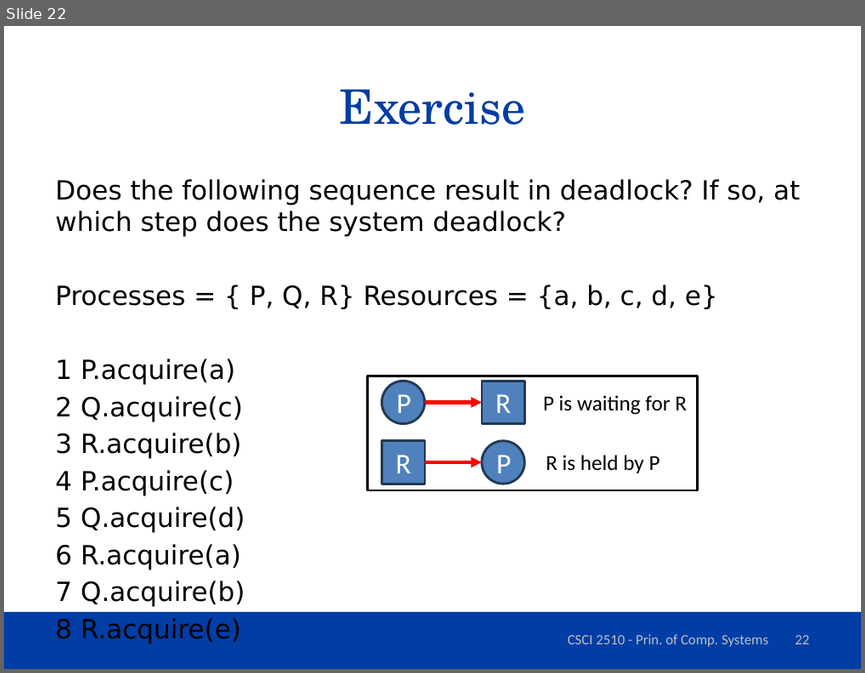
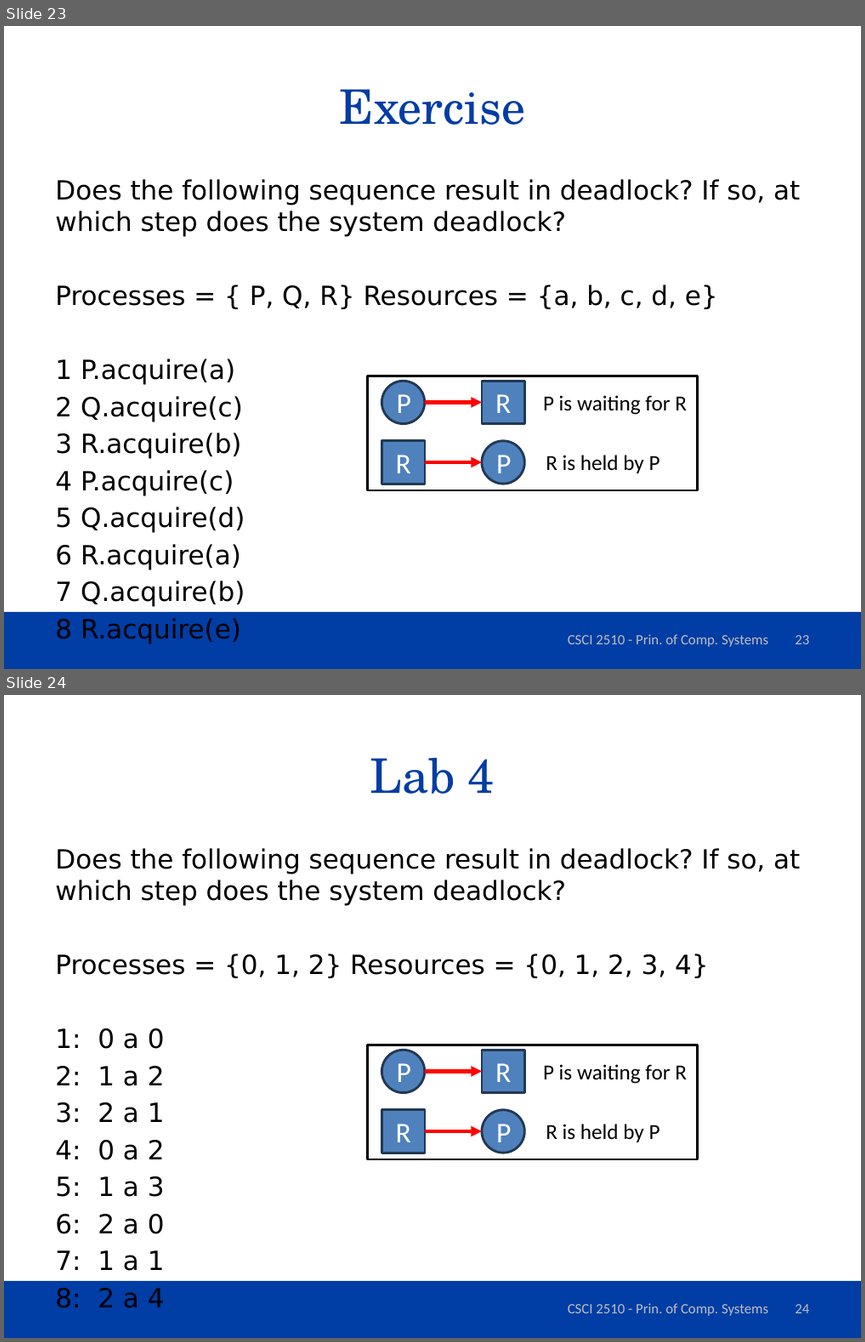
Before and after one commit to dferry/dferry.github.io, a slide deck: csci2510/slides/Deadlock.pptx. Shown one above the other, each under a label of ours: slide 22 before the commit, slides 23 and 24 after it. The pictures are 865x673 and 865x1342 pixels, drawn with LibreOffice and Linux fonts; fonts in the diff are those of the drawing; background and template pictures are left out. Boxes give left, top, right and bottom in pixels: in the first picture for what was removed or moved away, otherwise in the second. Text is boxed around its words. In the diff, an @@ line names an element or a change of style, - is before the commit and + after.

Commit message:
deadlock avoidance and prevention slides added

```diff
--- a/csci2510/slides/Deadlock.pptx
+++ b/csci2510/slides/Deadlock.pptx
@@ slide 24 added at (x1=4, y1=695, x2=861, y2=1338), background #FFFFFF; not listed: 1 template element that a slide beside it also shows @@
@@ title added at (x1=370, y1=757, x2=494, y2=794), 40 pt, text #003DA5 @@
+Lab 4
@@ text added at (x1=55, y1=848, x2=800, y2=1270), 22.2 pt, text #000000 @@
+Does the following sequence result in deadlock? If so, at which step does the system deadlock?
+Processes = {0, 1, 2} Resources = {0, 1, 2, 3, 4}
+1: 0 a 0
+2: 1 a 2
+3: 2 a 1
+4: 0 a 2
+5: 1 a 3
+6: 2 a 0
+7: 1 a 1
+8: 2 a 4
@@ group added at (x1=367, y1=1044, x2=697, y2=1158): 3 rectangles, 2 ellipses, 2 arrows, 2 texts @@
+P
+R
+P
+R
+P is waiting for R
+R is held by P
@@ text added at (x1=568, y1=1303, x2=768, y2=1315), 12 pt, text #BFBFBF @@
+CSCI 2510 - Prin. of Comp. Systems
@@ page number added at (x1=794, y1=1304, x2=809, y2=1313), 12 pt, text #BFBFBF @@
+24
@@ what was slide 22 is now slide 23 @@
@@ page number at (x1=794, y1=635, x2=809, y2=644): text changed @@
-22
+23
```
Also in this commit, not shown: 1 slide changed, 12 other slides added, 1 other file.
